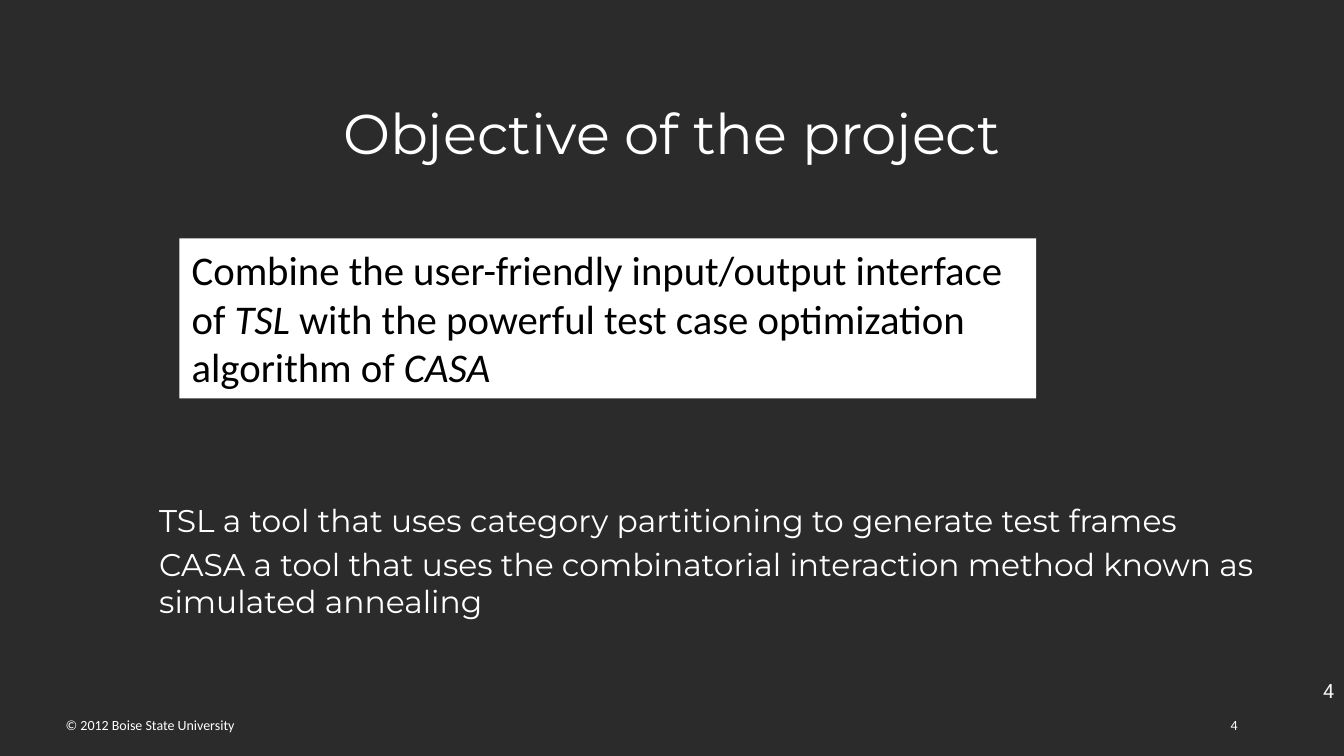
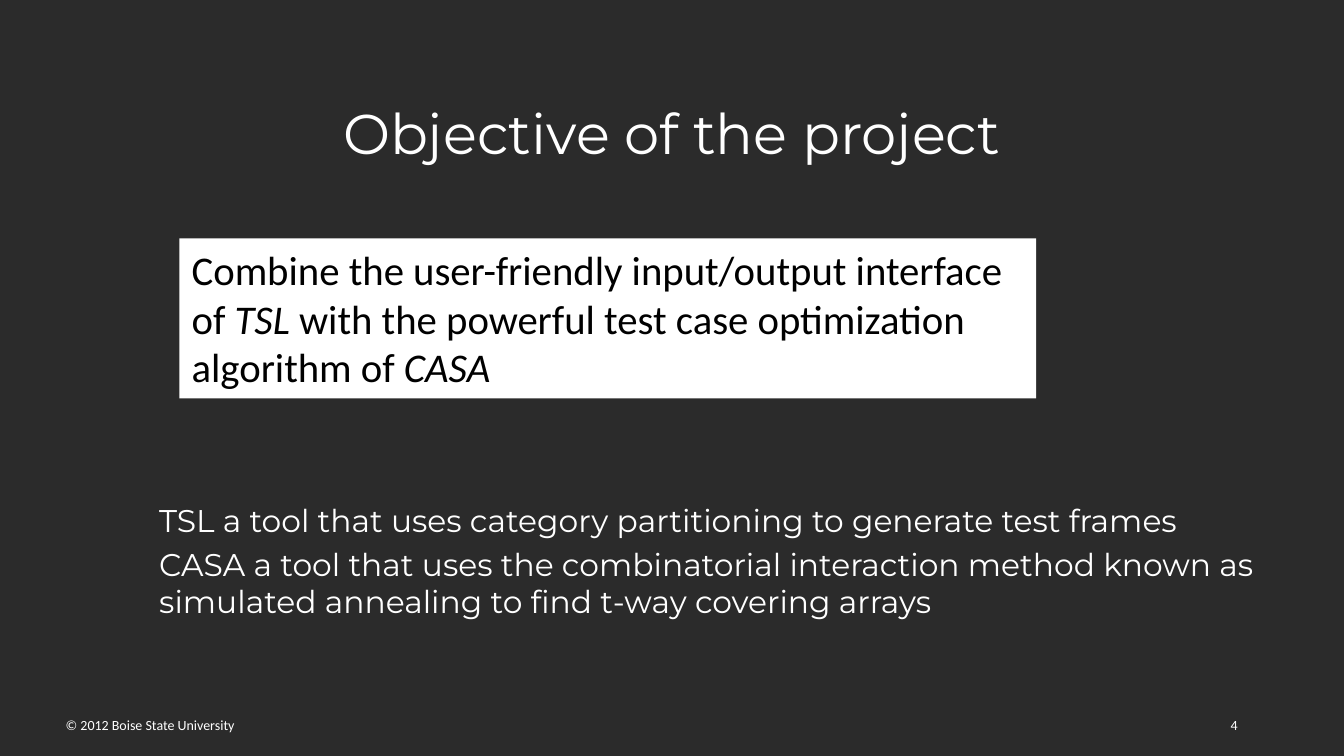
Before and after one commit to Panik-Kontrol/MastersProject, a slide deck: slide 4 of BoiseState_project_proposal.pptx. Drawn at 1344x756 pixels with LibreOffice and Linux fonts; fonts in the diff are those of the drawing; background and template pictures are left out; a plain dark background stands for a picture behind light text. Boxes give left, top, right and bottom in pixels: in the first picture for what was removed or moved away, otherwise in the second. Text is boxed around its words. In the diff, an @@ line names an element or a change of style, - is before the commit and + after.

```diff
--- a/BoiseState_project_proposal.pptx
+++ b/BoiseState_project_proposal.pptx
@@ text at [159,552,1253,620]: text changed @@
-  CASA a tool that uses the combinatorial interaction method known as simulated annealing
+  CASA a tool that uses the combinatorial interaction method known as simulated annealing to find t-way covering arrays
@@ page number removed at [1323,684,1334,698] @@
-4
```
Also in this commit, not shown: 12 other slides changed, 3 slides added.
